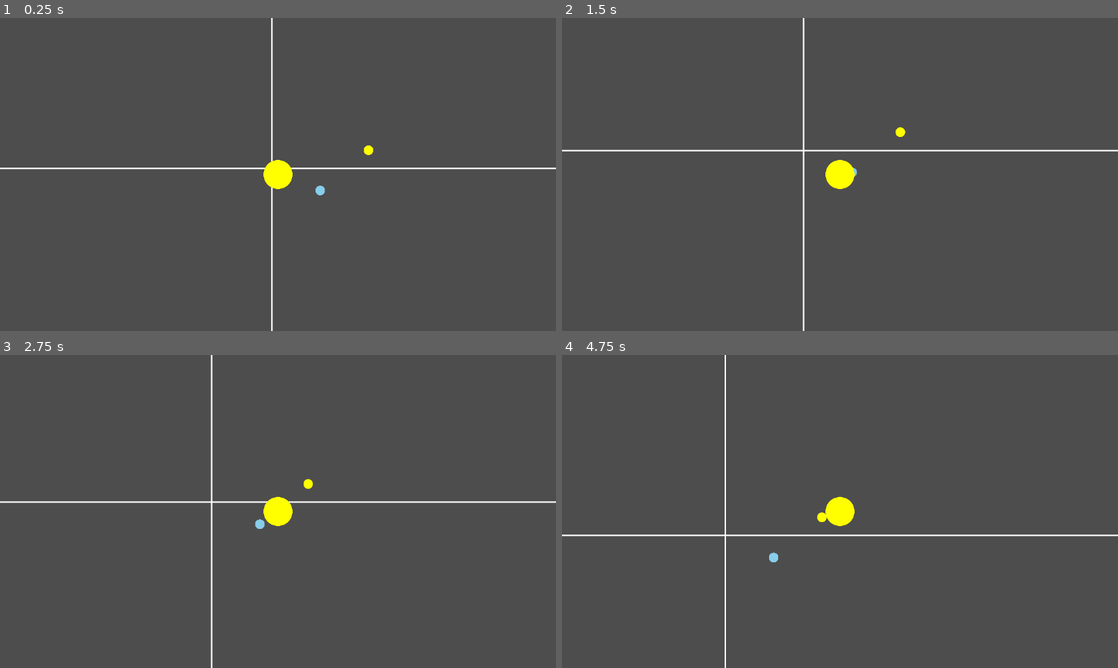
Above: before the commit, frames 1-4 (two rows, left to right).
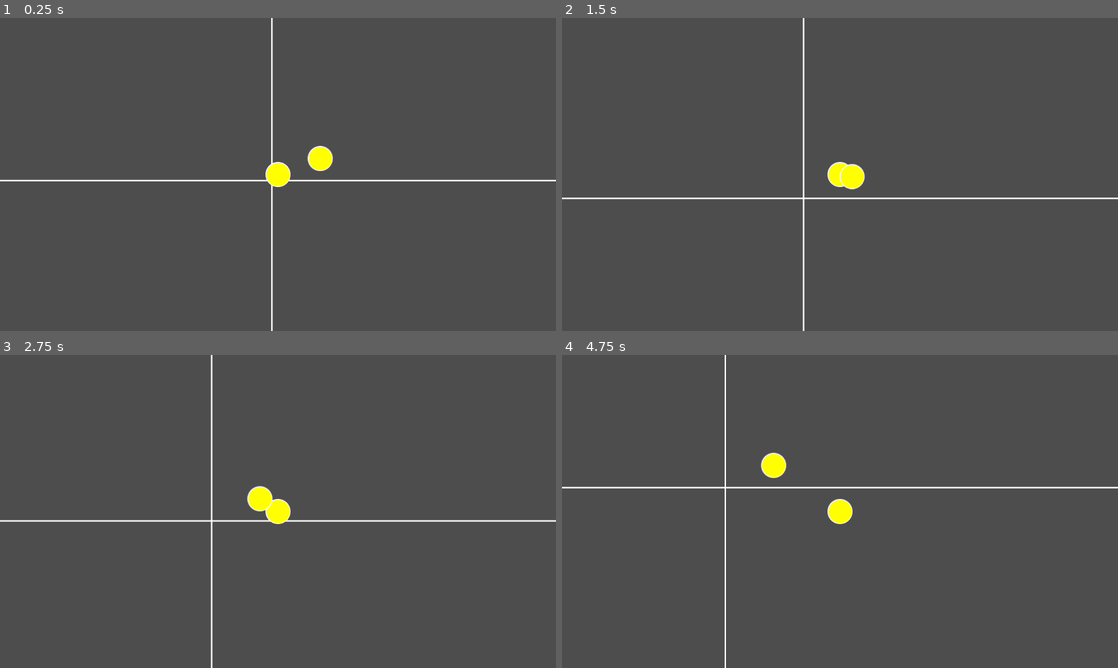
Above: after the commit, the same moments.

Repository: mathy-game/mathy
Game: Godot game, scene res://playing_scene.tscn
Same seed, same stepped clock (60 frames per second), same inputs: the game is played once before the commit and once after it.
Inputs:
- Up to frame 1 (0.25 s): no input
- Up to frame 2 (1.5 s): tap Enter at 0.5 s
- Up to frame 3 (2.75 s): no input
- Up to frame 4 (4.75 s): no input

The runs differ from the first frame. In frame 1, 1.8% of the frame differs, in the area x 0-100%, y 40-57%; in frame 2, 1.7%; in frame 3, 1.8%; in frame 4, 1.9%, in the area x 0-100%, y 31-67%.

Commit message:
feat(50%): The judgement of taps

Diff:
--- a/playing_scene.tscn
+++ b/playing_scene.tscn
@@ -1,14 +1,18 @@
-[gd_scene load_steps=3 format=3 uid="uid://dilg4ecjpo3xk"]
+[gd_scene load_steps=4 format=3 uid="uid://dilg4ecjpo3xk"]
 
 [ext_resource type="Script" path="res://src/system.gd" id="1_jj081"]
+[ext_resource type="Texture2D" uid="uid://bvicohckwylfg" path="res://static/role.svg" id="2_4c5uj"]
 [ext_resource type="Script" path="res://src/role.gd" id="2_e3eme"]
 
 [node name="Node2D" type="Node2D"]
 
 [node name="System" type="Sprite2D" parent="."]
+position = Vector2(300, 500)
+scale = Vector2(1, -1)
 script = ExtResource("1_jj081")
 
 [node name="Role" type="Sprite2D" parent="System"]
+texture = ExtResource("2_4c5uj")
 script = ExtResource("2_e3eme")
 
 [node name="Camera2D" type="Camera2D" parent="System/Role"]
--- a/src/role.gd
+++ b/src/role.gd
@@ -12,5 +12,10 @@
 	position.y = y
 	elapsed += 1
 
-func _draw():
-	draw_circle(Vector2(0, 0), 30, "yellow")
+func _input(event):
+	if event is InputEventKey:
+		for i in range(x - 20, x + 20):
+			var tap = data.get_tap(i / config.s)
+			if tap != null:
+				print("Get!")
+			print(tap)
--- a/src/system.gd
+++ b/src/system.gd
@@ -3,10 +3,21 @@
 var data = load("res://scores/test/data.gd")
 var config = load("res://src/config.gd")
 
-# Called when the node enters the scene tree for the first time.
+static var taps = []
+
 func _ready():
-	position.x = 300;
-	position.y = 500;
+	var lastX = 0;
+	for x in range(lastX,10000):
+		var tap = data.get_tap(x)
+		if tap == 1:
+			var t = Sprite2D.new()
+			t.position.x = x
+			t.position.y = data.get_function(x / config.s).call(x / config.s) * config.s
+			t.texture = load("res://static/role.svg")
+			add_child(t)
+		if tap == 2:
+			draw_circle(Vector2(x, data.get_function(x / config.s).call(x / config.s) * config.s), 10, "yellow")
+		lastX += 1
 
 func _process(delta):
 	pass
@@ -14,9 +25,3 @@
 func _draw():
 	draw_line(Vector2(-10000, 0), Vector2(10000, 0), "white", 3)
 	draw_line(Vector2(0, -10000), Vector2(0, 10000), "white", 3)
-	for x in range(0,10000):
-		var tap = data.get_tap(x)
-		if tap == 1:
-			draw_circle(Vector2(x, data.get_function(x / config.s).call(x / config.s) * config.s), 10, "skyblue")
-		if tap == 2:
-			draw_circle(Vector2(x, data.get_function(x / config.s).call(x / config.s) * config.s), 10, "yellow")
--- /dev/null
+++ b/static/role.svg
@@ -0,0 +1,18 @@
+<svg width="56" height="56">
+  <circle
+    fill="yellow"
+    stroke="white"
+    stroke-width="2"
+    cx="28"
+    cy="28"
+    r="25"
+  >
+  </circle>
+  <!-- <circle
+    fill="yellow"
+    cx="25"
+    cy="25"
+    r="5"
+  >
+  </circle> -->
+</svg>
Not shown, added: static/role.svg.import
